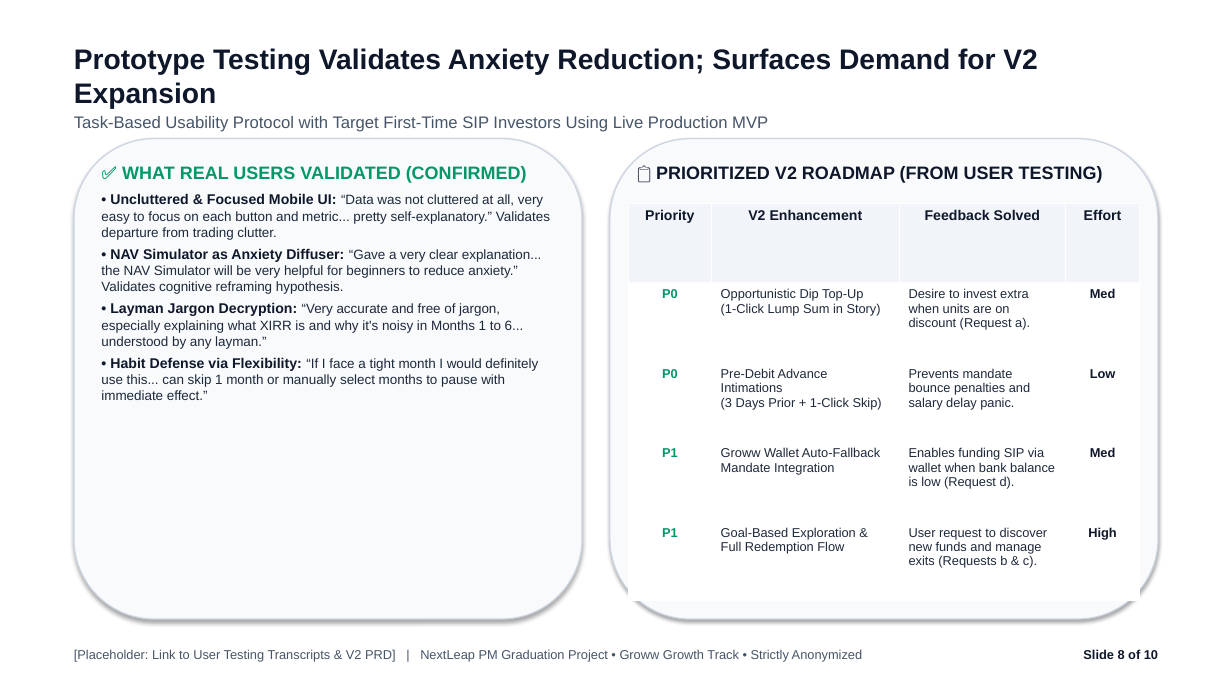
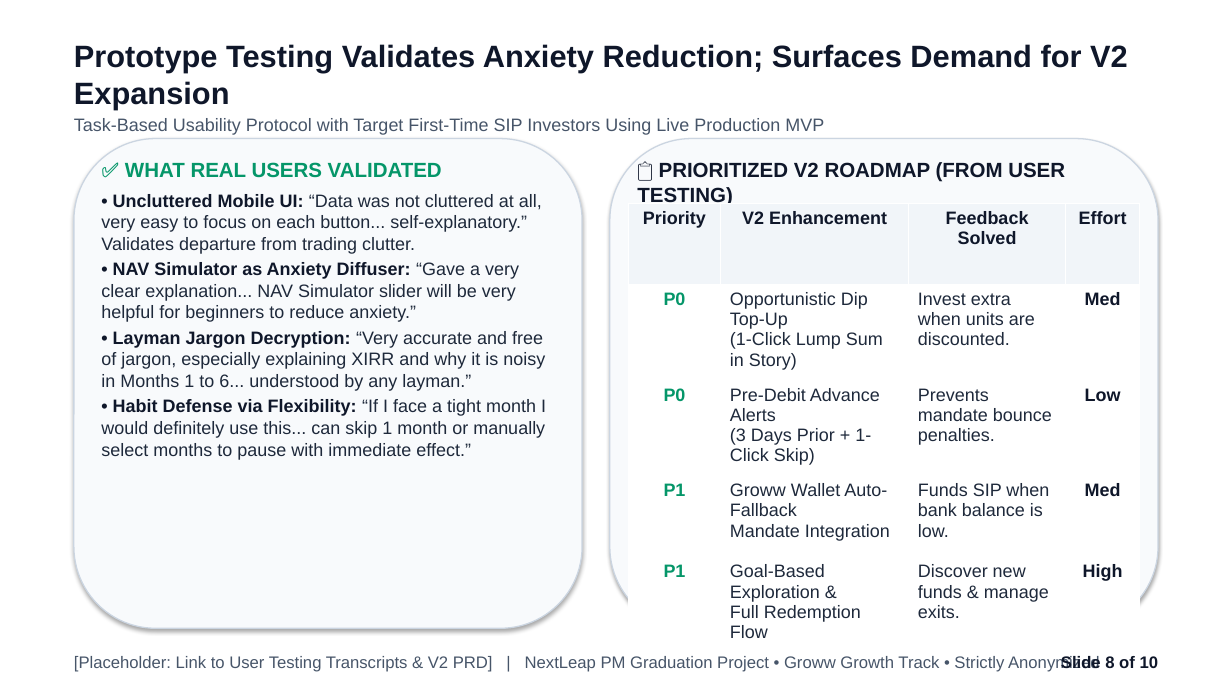
Before and after one commit to emilgeorgefranc95/NL_Grad_Proj_MVP_1, a slide deck: slide 8 of NL_Groww.pptx. Drawn at 1232x693 pixels with LibreOffice and Linux fonts; fonts in the diff are those of the drawing. Boxes give left, top, right and bottom in pixels: in the first picture for what was removed or moved away, otherwise in the second. Text is boxed around its words. In the diff, an @@ line names an element or a change of style, - is before the commit and + after.

Commit message:
Enforce strict >=14pt font size across all slide content and tables

```diff
--- a/NL_Groww.pptx
+++ b/NL_Groww.pptx
@@ text "Prototype Testing Validates Anxiety Reduction; ..." at <box>74,44,1128,135</box>: size 22 to 24 pt in "Prototype Testing Validates Anxiety Reduction; Surfaces Dema ..."; size 13 to 14 pt in "Task-Based Usability Protocol with Target First-Time SIP ..." @@
@@ rounded rectangle: place and size @@
-rounded rectangle at <box>74,139,582,619</box>
+rounded rectangle at <box>74,139,582,628</box>
@@ rounded rectangle: place and size @@
-rounded rectangle at <box>610,139,1158,619</box>
+rounded rectangle at <box>610,139,1158,628</box>
@@ text at <box>101,162,545,391</box>: text changed; size 10.5 to 14 pt @@
-✅ WHAT REAL USERS VALIDATED (CONFIRMED)
-• Uncluttered & Focused Mobile UI: “Data was not cluttered at all, very easy to focus on each button and metric... pretty self-explanatory.” Validates departure from trading clutter.
-• NAV Simulator as Anxiety Diffuser: “Gave a very clear explanation... the NAV Simulator will be very helpful for beginners to reduce anxiety.” Validates cognitive reframing hypothesis.
-• Layman Jargon Decryption: “Very accurate and free of jargon, especially explaining what XIRR is and why it's noisy in Months 1 to 6... understood by any layman.”
+✅ WHAT REAL USERS VALIDATED
+• Uncluttered Mobile UI: “Data was not cluttered at all, very easy to focus on each button... self-explanatory.” Validates departure from trading clutter.
+• NAV Simulator as Anxiety Diffuser: “Gave a very clear explanation... NAV Simulator slider will be very helpful for beginners to reduce anxiety.”
+• Layman Jargon Decryption: “Very accurate and free of jargon, especially explaining XIRR and why it is noisy in Months 1 to 6... understood by any layman.”
@@ text "📋 PRIORITIZED V2 ROADMAP (FROM ..." at <box>637,162,1065,203</box>: size 14 to 16 pt @@
@@ table at <box>628,203,1140,642</box> @@
-row 2, column 3: Desire to invest extra when units are on discount (Request a).
+row 2, column 3: Invest extra when units are discounted.
-row 3, column 2: Pre-Debit Advance Intimations / (3 Days Prior + 1-Click Skip)
+row 3, column 2: Pre-Debit Advance Alerts / (3 Days Prior + 1-Click Skip)
-row 3, column 3: Prevents mandate bounce penalties and salary delay panic.
+row 3, column 3: Prevents mandate bounce penalties.
-row 4, column 3: Enables funding SIP via wallet when bank balance is low (Request d).
+row 4, column 3: Funds SIP when bank balance is low.
-row 5, column 3: User request to discover new funds and manage exits (Requests b & c).
+row 5, column 3: Discover new funds & manage exits.
@@ size 11 to 14 pt in "Priority", "V2 Enhancement", "Feedback Solved", "Effort" @@
@@ size 10 to 14 pt in "P0", "Opportunistic Dip Top-Up", "(1-Click Lump Sum in Story)", "Med" and 10 more places @@
@@ text at <box>101,399,546,460</box>: size 11 to 14 pt in "• Habit Defense via Flexibility:"; size 10.5 to 14 pt in "“If I face a tight month I ..."; less space between paragraphs @@
@@ text "[Placeholder: Link to User Testing ..." at <box>74,656,1100,672</box>: size 10 to 13 pt @@
@@ text "Slide 8 of 10" at <box>1061,656,1159,668</box>: size 10 to 13 pt @@
```
Also in this commit, not shown: 8 other slides changed, 1 other file.
